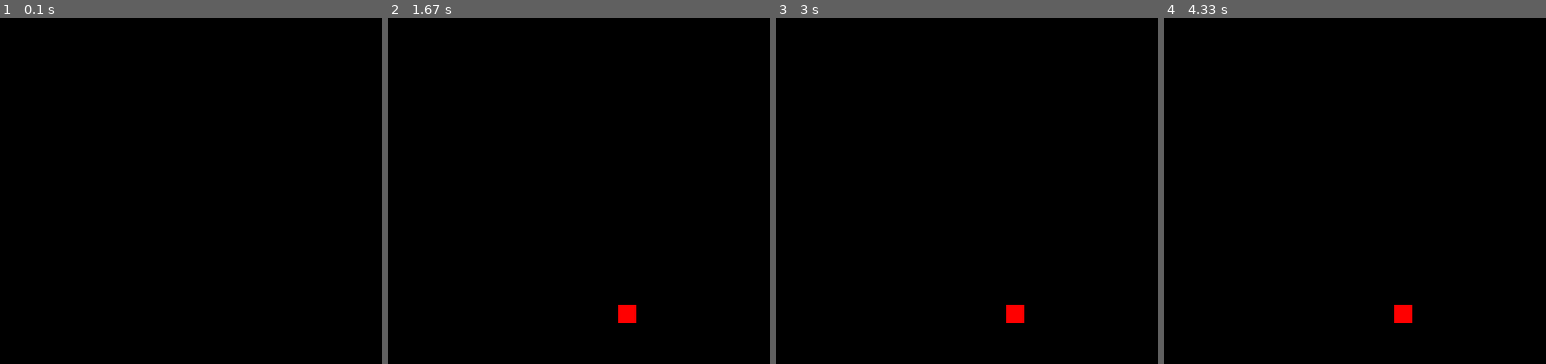
Above: before the commit, frames 1-4 (left to right).
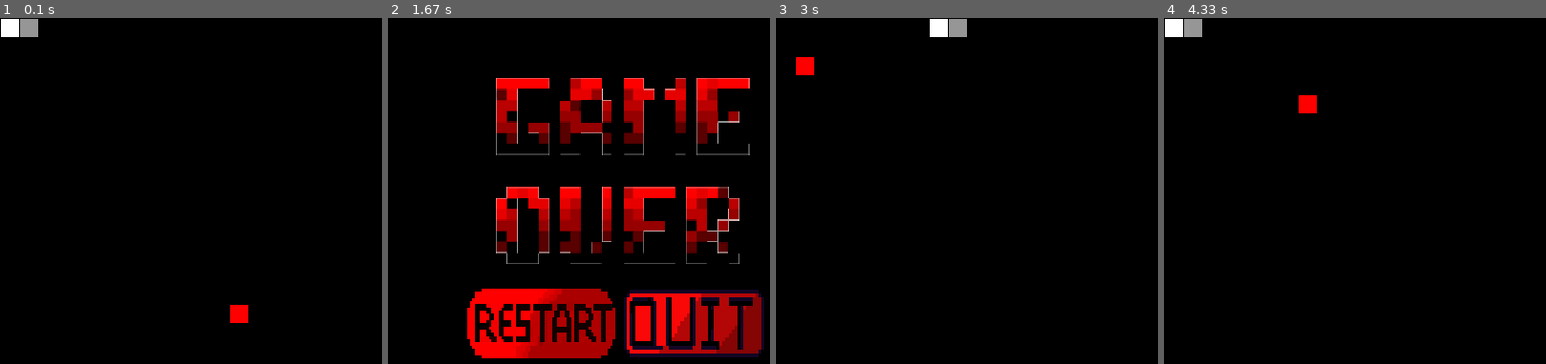
Above: after the commit, the same moments.

Repository: tomattoid/SnakePyGame
Game: pygame game, started from main.py
Same seed, same stepped clock (60 frames per second), same inputs: the game is played once before the commit and once after it.
Inputs (mouse positions are in pixels of both pictures, inside the frame that each line leads up to):
- Up to frame 1 (0.1 s): no input
- Up to frame 2 (1.67 s): hold Right 0.33-0.8 s; hold Up 0.83-1.3 s; press the mouse at (617, 170) at 1.37 s; move the mouse to (556, 125) at 1.47 s; release the mouse at (498, 76) at 1.6 s
- Up to frame 3 (3 s): press the mouse at (928, 322) at 1.7 s; move the mouse to (913, 239) at 1.8 s; release the mouse at (898, 152) at 1.93 s
- Up to frame 4 (4.33 s): hold Down 3.07-3.37 s; hold Left 3.4-3.8 s; hold Up 3.83-4.2 s; press the mouse at (1316, 322) at 4.27 s

The runs differ from the first frame. In frame 1, 0.7% of the frame differs, in the area x 0-65%, y 0-89%; in frame 2, 24%, in the area x 20-99%, y 17-99%; in frame 3, 1.0%; in frame 4, 1.0%.

Commit message:
playable game

Diff:
--- a/apple.py
+++ b/apple.py
@@ -5,7 +5,7 @@
 class Apple(pygame.sprite.Sprite):
     def __init__(self):
         pygame.sprite.Sprite.__init__(self)
-        self.image = pygame.Surface((WIDTH/20 - 5, WIDTH/20 - 5))
+        self.image = pygame.Surface((WIDTH/20 - 5, HEIGHT/20 - 5))
         self.image.fill(RED)
         self.rect = self.image.get_rect()
         self.rect.center = (random.randint(0, (WIDTH-20)/20) * 20 + 10, random.randint(0, (WIDTH-20)/20) * 20 + 10)
--- a/config.py
+++ b/config.py
@@ -1,6 +1,14 @@
+import os
+
+game_folder = os.path.dirname(__file__)
+img_folder = os.path.join(game_folder, 'img')
+game_over_img = os.path.join(img_folder, 'gameover.png')
+restart_img = os.path.join(img_folder, 'restart.png')
+quit_img = os.path.join(img_folder, 'quit.png')
+
 WIDTH = 480
-HEIGHT = 480
-FPS = 6
+HEIGHT = WIDTH
+FPS = 60
 WHITE = (255, 255, 255)
 GREY = (150, 150, 150)
 BLACK = (0, 0, 0)
--- a/main.py
+++ b/main.py
@@ -1,65 +1,94 @@
-# Pygame шаблон - скелет для нового проекта Pygame
+import runpy
 import pygame
 import random
 from config import *
 from snake import Snake
 from apple import Apple
+from ui import *
 
 
-# Создаем игру и окно
 pygame.init()
 pygame.mixer.init()
 screen = pygame.display.set_mode((WIDTH, HEIGHT))
-pygame.display.set_caption("My Game")
+pygame.display.set_caption("Snake")
 clock = pygame.time.Clock()
 all_sprites = pygame.sprite.Group()
+ui_sprites = pygame.sprite.Group()
 player = Snake()
 apple = Apple()
-print(apple.rect.center)
 all_sprites.add(player.elements[0])
 all_sprites.add(player.elements[1])
 all_sprites.add(apple)
 
+quit_sprite = Quit()
+game_over_sprite = GameOver()
+restart_sprite = Restart()
+ui_sprites.add([quit_sprite, restart_sprite, game_over_sprite])
+
+snake_move_event = pygame.USEREVENT + 1
+pygame.time.set_timer(snake_move_event, 200)
 running = True
 eat = False
+game_over = False
 coordinates = []
 while running:
     clock.tick(FPS)
-    coordinates.clear()
-    for element in player.elements:
-        coordinates.append(element.rect.center)
-    player.update_speed()
-    for event in pygame.event.get():
-        if event.type == pygame.QUIT:
-            running = False
-        if event.type == pygame.KEYDOWN:
-            if event.key == pygame.K_LEFT and player.elements[1].rect.centerx != player.elements[0].rect.centerx - 20:
-                player.elements[0].speed_x = -20
-                player.elements[0].speed_y = 0
-            if event.key == pygame.K_RIGHT and player.elements[1].rect.centerx != player.elements[0].rect.centerx + 20:
-                player.elements[0].speed_x = 20
-                player.elements[0].speed_y = 0
-            if event.key == pygame.K_UP and player.elements[1].rect.centery != player.elements[0].rect.centery - 20:
-                player.elements[0].speed_y = -20
-                player.elements[0].speed_x = 0
-            if event.key == pygame.K_DOWN and player.elements[1].rect.centery != player.elements[0].rect.centery + 20:
-                player.elements[0].speed_y = 20
-                player.elements[0].speed_x = 0
-    if player.elements[0].rect.centerx + player.get_direction(0)[0] == apple.rect.centerx and player.elements[0].rect.centery + player.get_direction(0)[1] == apple.rect.centery:
-        eat = True
-    all_sprites.update()
-    if eat:
-        player.add_element()
-        all_sprites.remove(apple)
-        all_sprites.add(player.elements[-1])
-        apple = Apple()
-        while apple.rect.center in coordinates:
-            apple = Apple()
-        all_sprites.add(apple)
-        eat = False
-    screen.fill(BLACK)
-    all_sprites.draw(screen)
+    ev = pygame.event.get()
+    if not game_over:
 
+        coordinates.clear()
+        for element in player.elements:
+            coordinates.append(element.rect.center)
+        for event in ev:
+            if event.type == pygame.QUIT:
+                running = False
+            if event.type == pygame.KEYDOWN:
+                if event.key == pygame.K_LEFT and player.get_direction(0)[0] <= 0:
+                    player.elements[0].speed_x = -20
+                    player.elements[0].speed_y = 0
+                if event.key == pygame.K_RIGHT and player.get_direction(0)[0] >= 0:
+                    player.elements[0].speed_x = 20
+                    player.elements[0].speed_y = 0
+                if event.key == pygame.K_UP and player.get_direction(0)[1] <= 0:
+                    player.elements[0].speed_y = -20
+                    player.elements[0].speed_x = 0
+                if event.key == pygame.K_DOWN and player.get_direction(0)[1] >= 0:
+                    player.elements[0].speed_y = 20
+                    player.elements[0].speed_x = 0
+            if event.type == snake_move_event:
+                pygame.time.set_timer(snake_move_event, 150)
+                all_sprites.update()
+                player.update_speed()
+                if (player.get_coordinates(0)[0] == apple.rect.centerx and
+                    player.get_coordinates(0)[1] == apple.rect.centery):
+                    player.add_element()
+                    all_sprites.remove(apple)
+                    all_sprites.add(player.elements[-1])
+                    apple = Apple()
+                    while apple.rect.center in coordinates:
+                        apple = Apple()
+                    all_sprites.add(apple)
+                    eat = False
+                if (player.get_coordinates(0) in coordinates or player.get_coordinates(0)[0] <= 0 or player.get_coordinates(0)[1] <= 0 or
+                    player.get_coordinates(0)[0] >= WIDTH or player.get_coordinates(0)[1] >= HEIGHT):
+                    game_over = True
+
+        screen.fill(BLACK)
+        all_sprites.draw(screen)
+    else:
+        for event in ev:
+            if event.type == pygame.QUIT:
+                running = False
+            if event.type == pygame.MOUSEBUTTONUP:
+                pos = pygame.mouse.get_pos()
+                clicked_sprites = [s for s in ui_sprites if s.rect.collidepoint(pos)]
+            if pygame.mouse.get_pressed()[0] and quit_sprite.rect.collidepoint(pygame.mouse.get_pos()):
+                running = False
+            if pygame.mouse.get_pressed()[0] and restart_sprite.rect.collidepoint(pygame.mouse.get_pos()):
+                runpy.run_path(path_name='main.py')
+                running = False
+        screen.fill(BLACK)
+        ui_sprites.draw(screen)
     pygame.display.flip()
 
 pygame.quit()
--- a/snake.py
+++ b/snake.py
@@ -5,7 +5,7 @@
 class SnakeElement(pygame.sprite.Sprite):
     def __init__(self, coordinates, speed_x=0, speed_y=0, color=WHITE):
         pygame.sprite.Sprite.__init__(self)
-        self.image = pygame.Surface((WIDTH/20 - 5, WIDTH/20 - 5))
+        self.image = pygame.Surface((WIDTH/20 - 5, HEIGHT/20 - 5))
         self.image.fill(color)
         self.rect = self.image.get_rect()
         self.rect.center = (coordinates[0], coordinates[1])
@@ -37,3 +37,7 @@
             for element_idx in range(len(self.elements) - 1, 0, -1):
                 self.elements[element_idx].speed_x = self.elements[element_idx - 1].speed_x
                 self.elements[element_idx].speed_y = self.elements[element_idx - 1].speed_y
+
+    def get_next_pos(self):
+        return (self.elements[0].rect.centerx + self.get_direction(0)[0],
+                self.elements[0].rect.centery + self.get_direction(0)[1])
--- /dev/null
+++ b/ui.py
@@ -0,0 +1,27 @@
+import pygame
+from config import *
+
+class GameOver(pygame.sprite.Sprite):
+    def __init__(self):
+        pygame.sprite.Sprite.__init__(self)
+        self.image = pygame.image.load(game_over_img)
+        self.image = pygame.transform.scale(self.image, (WIDTH / 1.5, HEIGHT / 2))
+        self.rect = self.image.get_rect()
+        self.rect.center = (WIDTH/2, HEIGHT/3)
+
+class Quit(pygame.sprite.Sprite):
+    def __init__(self):
+        pygame.sprite.Sprite.__init__(self)
+        self.image = pygame.image.load(quit_img).convert()
+        self.image = pygame.transform.scale(self.image, (WIDTH / 3, HEIGHT / 6))
+        self.rect = self.image.get_rect()
+        self.rect.center = (WIDTH/3 * 2, HEIGHT/1.5)
+
+class Restart(pygame.sprite.Sprite):
+    def __init__(self):
+        pygame.sprite.Sprite.__init__(self)
+        self.image = pygame.image.load(restart_img).convert()
+        self.image = pygame.transform.scale(self.image, (WIDTH / 3, HEIGHT / 6))
+        self.image.set_colorkey(WHITE)
+        self.rect = self.image.get_rect()
+        self.rect.center = (WIDTH / 3, HEIGHT/1.5)
Binary file added: img/gameover.png
Binary file added: img/quit.png
Binary file added: img/restart.png
